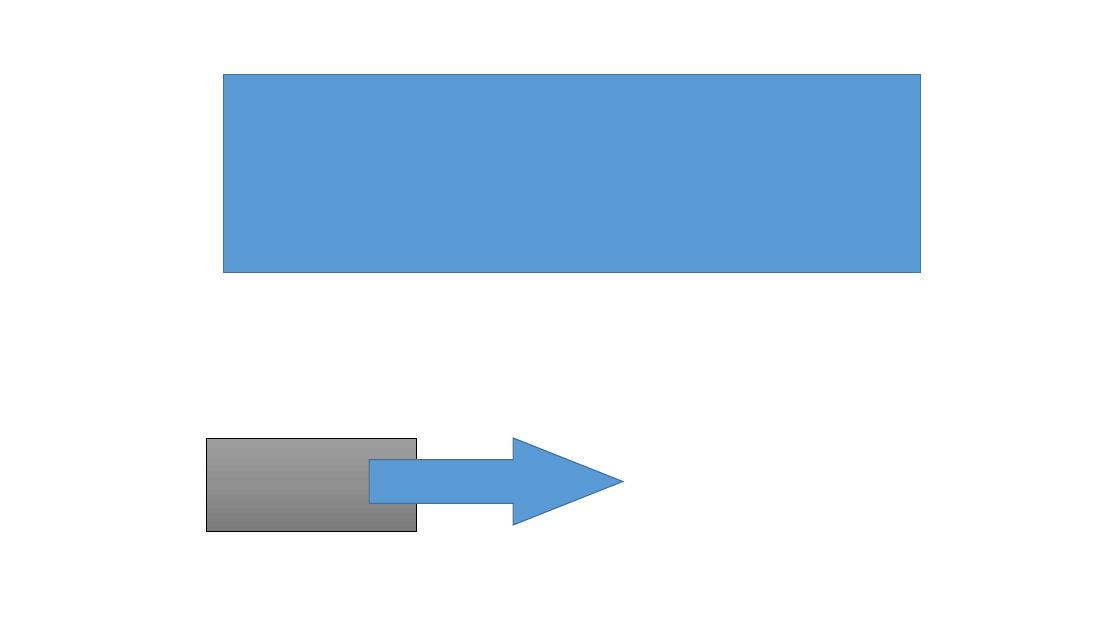
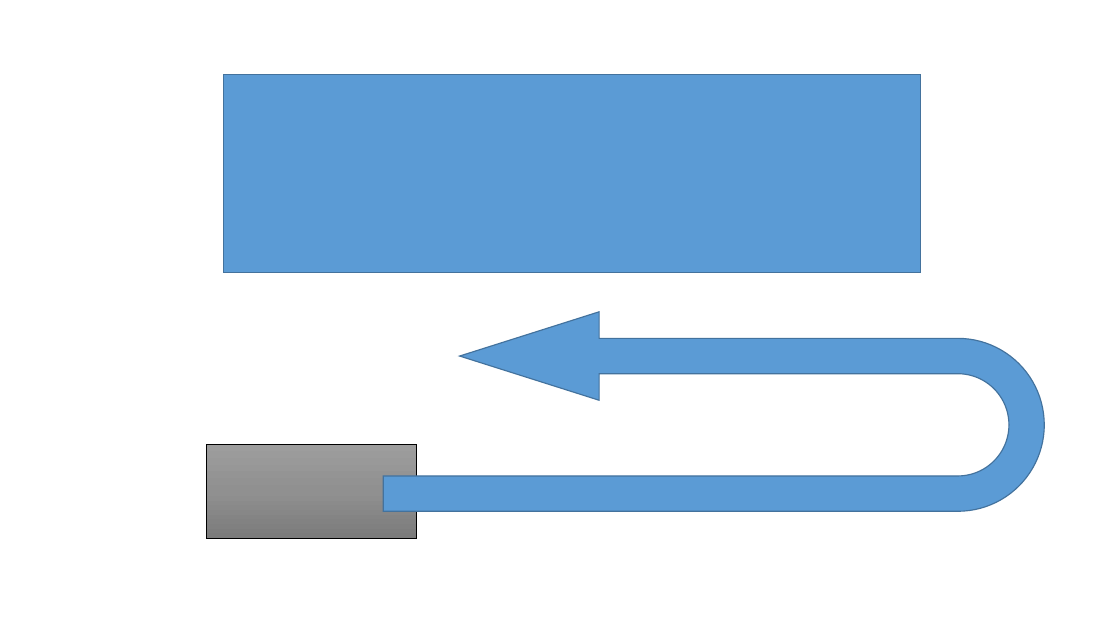
Before and after one commit to MizukiKato0416/sotsugyou_time_kato, a slide deck: slide 5 of 卒業制作_大元タイトル構成.pptx (slide 6 before the commit). Drawn at 1120x630 pixels with LibreOffice and Linux fonts; fonts in the diff are those of the drawing. Boxes give left, top, right and bottom in pixels: in the first picture for what was removed or moved away, otherwise in the second. Text is boxed around its words. In the diff, an @@ line names an element or a change of style, - is before the commit and + after.

```diff
--- a/卒業制作_大元タイトル構成.pptx
+++ b/卒業制作_大元タイトル構成.pptx
@@ uturn arrow added at (x1=383, y1=312, x2=1044, y2=511), fill #5B9BD5, outline #43739E 1 pt @@
@@ rectangle moved from (x1=207, y1=438, x2=417, y2=532) to (x1=206, y1=444, x2=416, y2=539) @@
@@ right arrow removed at (x1=369, y1=438, x2=623, y2=525) @@
```
Also in this commit, not shown: 2 slides added, 1 slide removed.
